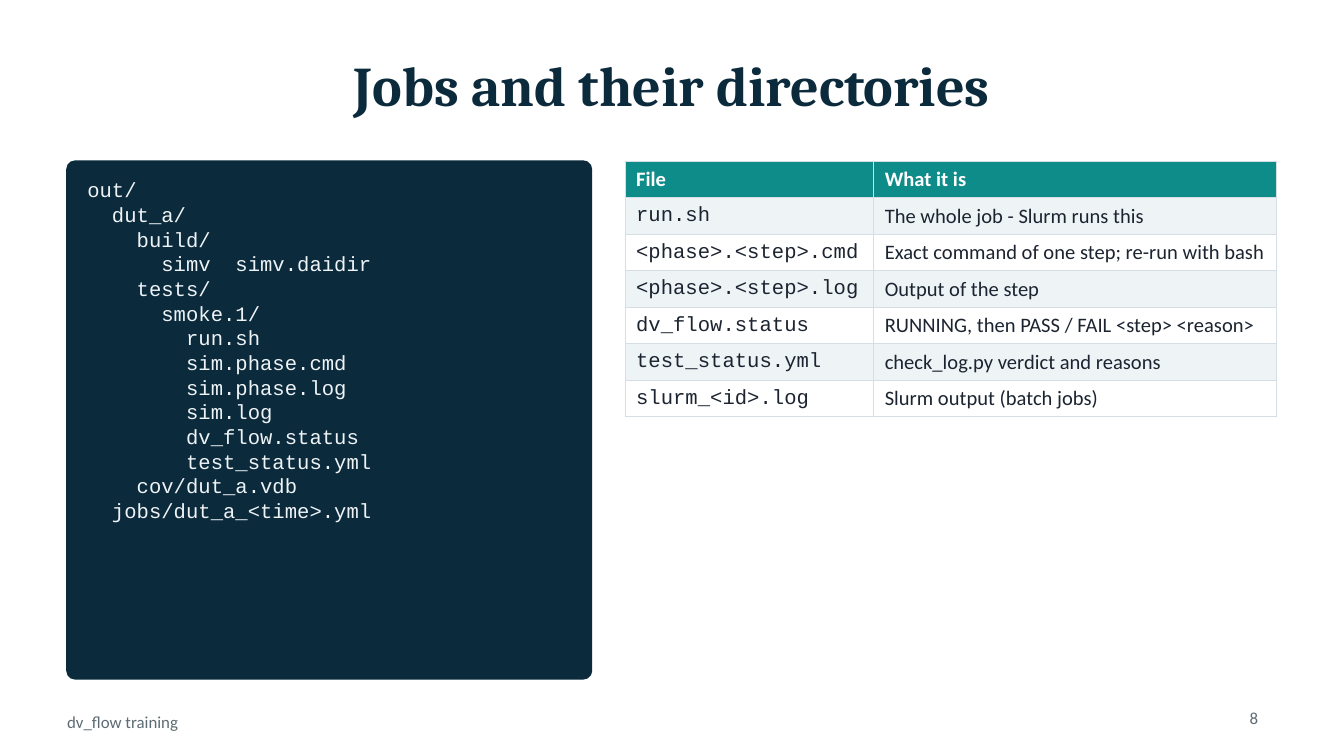
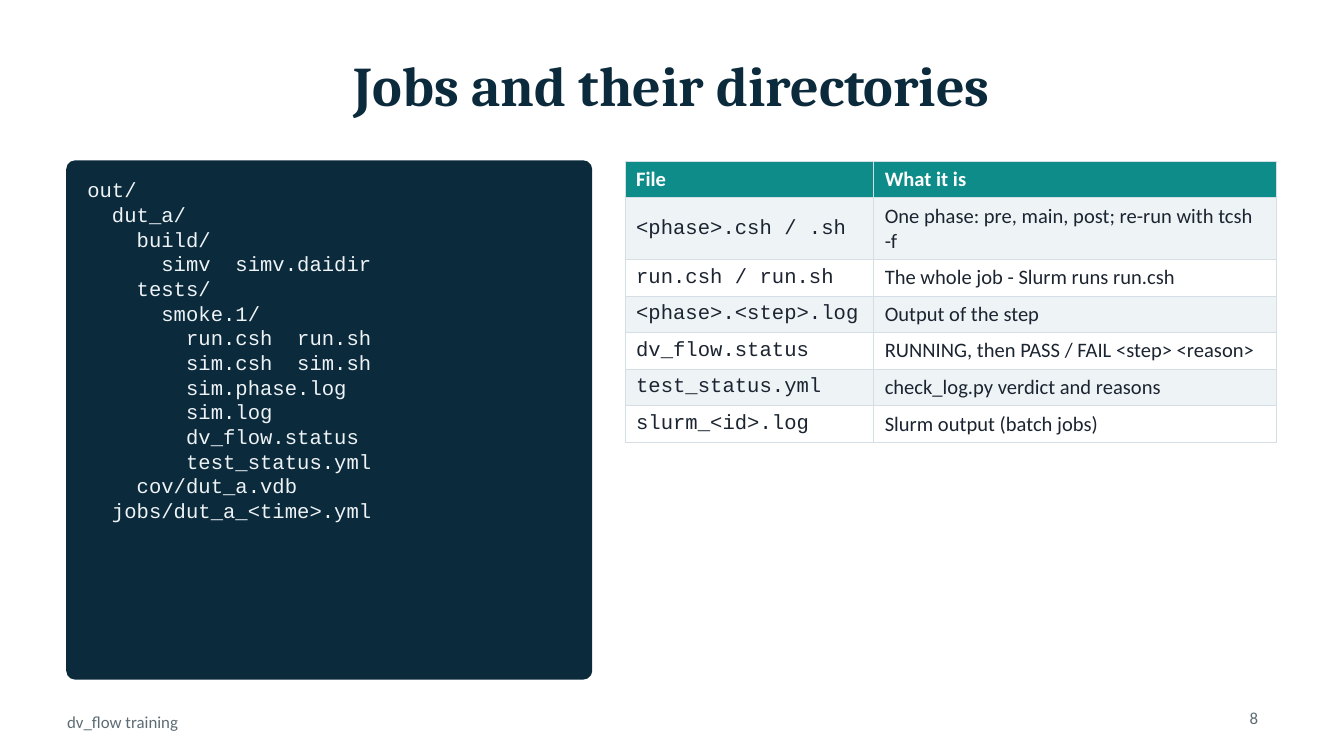
Before and after one commit to briskchip/dv_flow, a slide deck: slide 8 of doc/dv_flow_training.pptx. Drawn at 1344x756 pixels with LibreOffice and Linux fonts; fonts in the diff are those of the drawing. Boxes give left, top, right and bottom in pixels: in the first picture for what was removed or moved away, otherwise in the second. Text is boxed around its words. In the diff, an @@ line names an element or a change of style, - is before the commit and + after.

```diff
--- a/doc/dv_flow_training.pptx
+++ b/doc/dv_flow_training.pptx
@@ table at bbox=[625, 161, 1277, 439] @@
-row 2, column 1: run.sh
+row 2, column 1: <phase>.csh / .sh
-row 2, column 2: The whole job - Slurm runs this
+row 2, column 2: One phase: pre, main, post; re-run with tcsh -f
-row 3, column 1: <phase>.<step>.cmd
+row 3, column 1: run.csh / run.sh
-row 3, column 2: Exact command of one step; re-run with bash
+row 3, column 2: The whole job - Slurm runs run.csh
@@ text at bbox=[186, 331, 371, 370]: text changed @@
-run.sh
-sim.phase.cmd
+run.csh run.sh
+sim.csh sim.sh
```
Also in this commit, not shown: 6 other slides changed, 12 other files.
